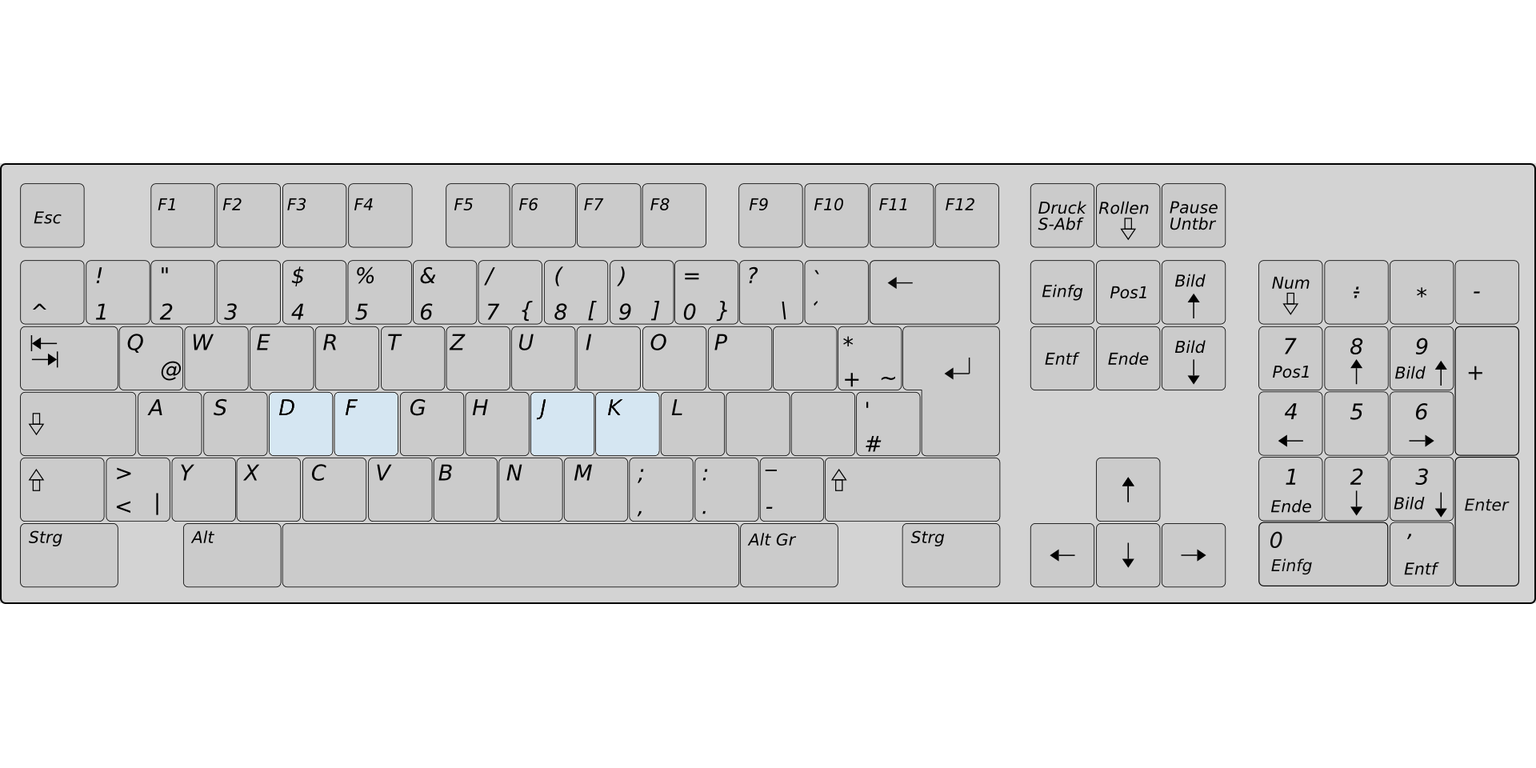
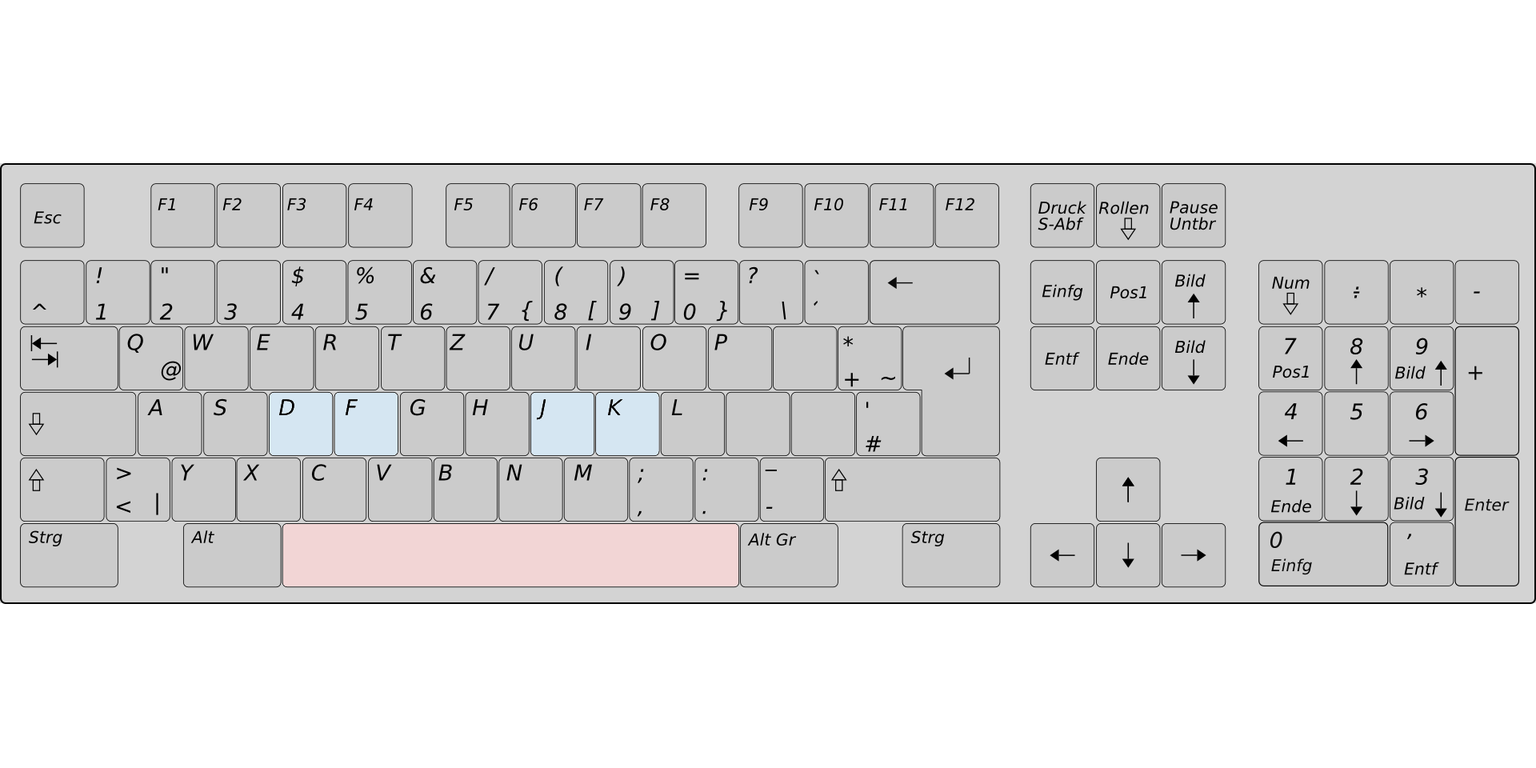
Before/after of a 1536 × 768 layered artwork. What changed in the layer stack:
painted on "keyBoard.png #2" over [283, 523, 739, 587]
